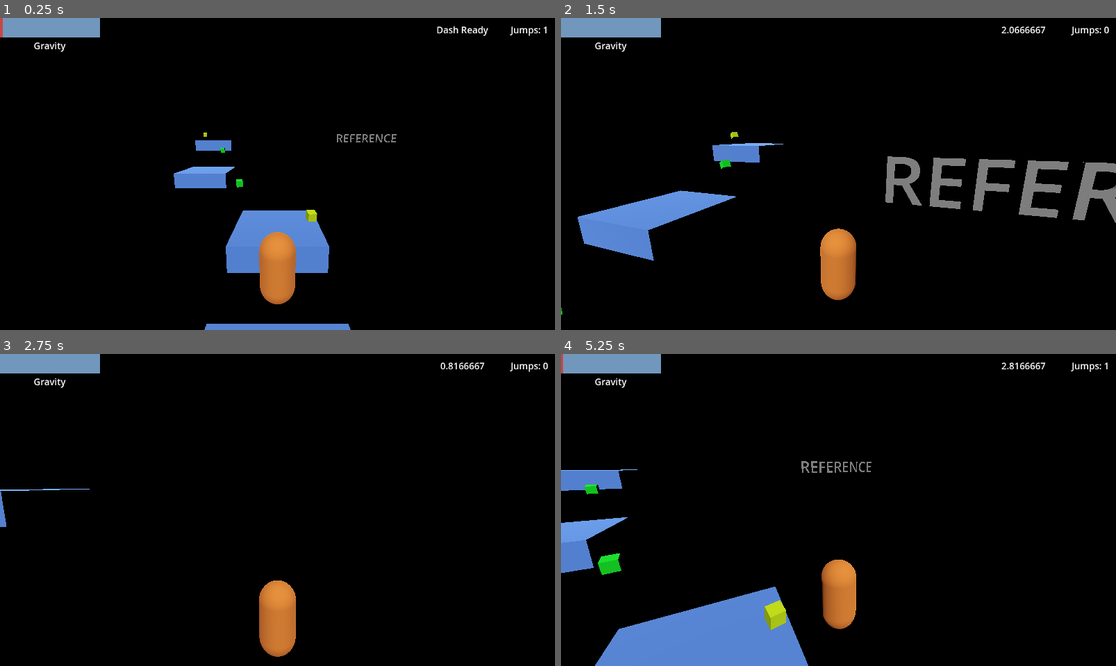
Above: before the commit, frames 1-4 (two rows, left to right).
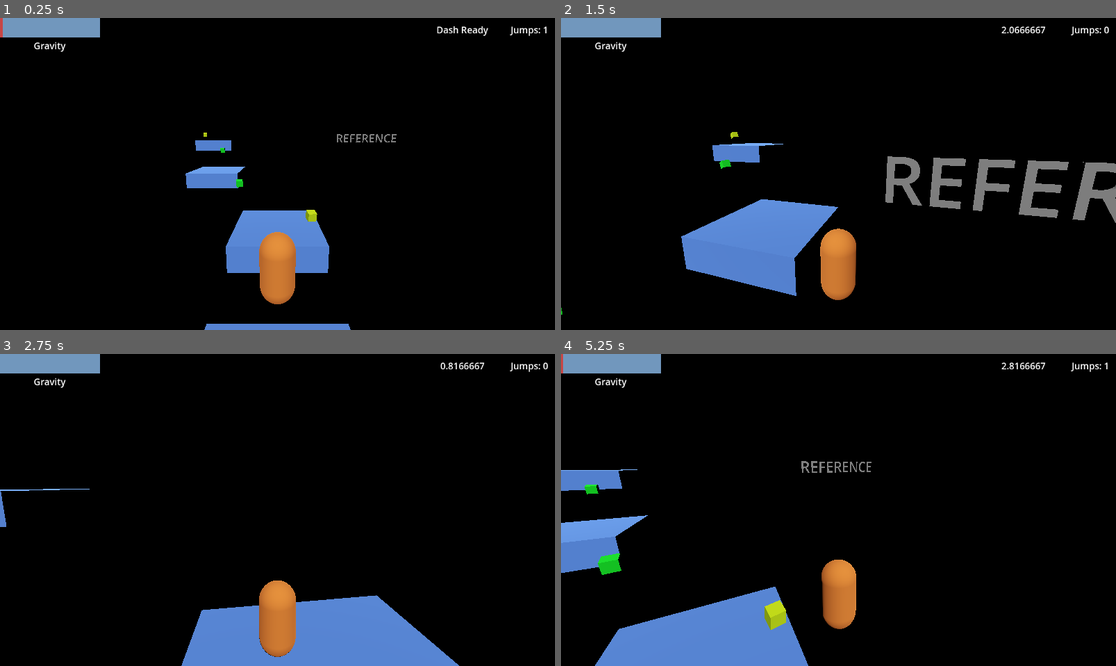
Above: after the commit, the same moments.

Repository: tobiasjdcolvin/Void-Sprinter
Game: Godot game, scene res://levels/level_one.tscn
Two runs of this game, one before a commit and one after it. Both use one fixed random seed, a clock stepped at 60 frames per second and the inputs below.
Inputs (mouse positions are in pixels of both pictures, inside the frame that each line leads up to):
- Up to frame 1 (0.25 s): no input
- Up to frame 2 (1.5 s): move the mouse to (866, 174) at 0.52 s; hold Shift (dash) 0.53-1.28 s; hold W (forward) from 0.53 s (still down); tap Space (jump) at 0.77 s; move the mouse to (810, 174) at 1.27 s; tap Shift (dash) at 1.35 s
- Up to frame 3 (2.75 s): keep holding W (forward); tap Space (jump) at 1.52 s; move the mouse to (288, 503) at 2.02 s; hold Shift (dash) from 2.03 s (still down)
- Up to frame 4 (5.25 s): keep holding W (forward); move the mouse to (832, 516) at 2.77 s; release Shift (dash) at 2.78 s; tap Shift (dash) at 2.85, 4.35 s; tap Space (jump) at 3.02, 3.77, 4.52 s; move the mouse to (877, 513) at 3.52 s; hold Shift (dash) 3.53-4.28 s; tap Enter at 4.25 s; move the mouse to (794, 506) at 4.27 s; tap R (reset) at 5 s; move the mouse to (844, 510) at 5.02 s; hold Shift (dash) from 5.03 s (still down)

The runs differ from the first frame. In frame 1, 0.3% of the frame differs, in the area x 31-45%, y 47-55%; in frame 2, 7.9%, in the area x 3-50%, y 55-90%; in frame 3, 7.4%; in frame 4, 0.6%.

Commit message:
Player can now move with moving platforms

Diff:
--- a/platforms/platform_reg_moving.gd
+++ b/platforms/platform_reg_moving.gd
@@ -1,28 +1,31 @@
 extends RigidBody3D
 
+var move_speed = 7
 @onready var to_rotate_towards
 @onready var move_direc = "right"
 @onready var falling = false
 @onready var direc_tween
 @onready var has_rotated = false
 
+func _ready():
+	linear_velocity.x = move_speed
+	move_direc = "left"
 
 
 func _on_move_timer_timeout():
 	if falling == false:
-		direc_tween = get_tree().create_tween()
 		# move right, set left
 		if move_direc == "right":
-			direc_tween.tween_property(self, "position", Vector3(self.position.x + 10, self.position.y, self.position.z), 2)
+			linear_velocity.x = move_speed
 			move_direc = "left"
 		# move left, set right
 		else:
-			direc_tween.tween_property(self, "position", Vector3(self.position.x - 10, self.position.y, self.position.z), 2)
+			linear_velocity.x = -move_speed
 			move_direc = "right"
 
 func _physics_process(_delta):
 	if falling:
-		direc_tween.pause()
+		linear_velocity.x = 0
 
 func rotate_now():
 	var rotate_tween = get_tree().create_tween()
--- a/platforms/platform_reg_moving.tscn
+++ b/platforms/platform_reg_moving.tscn
@@ -16,6 +16,8 @@
 size = Vector3(7, 2, 7)
 
 [node name="PlatformRegMoving" instance=ExtResource("1_kfo5v")]
+axis_lock_linear_x = false
+axis_lock_linear_z = false
 script = ExtResource("2_7i8gi")
 
 [node name="MeshInstance3D" parent="." index="0"]
